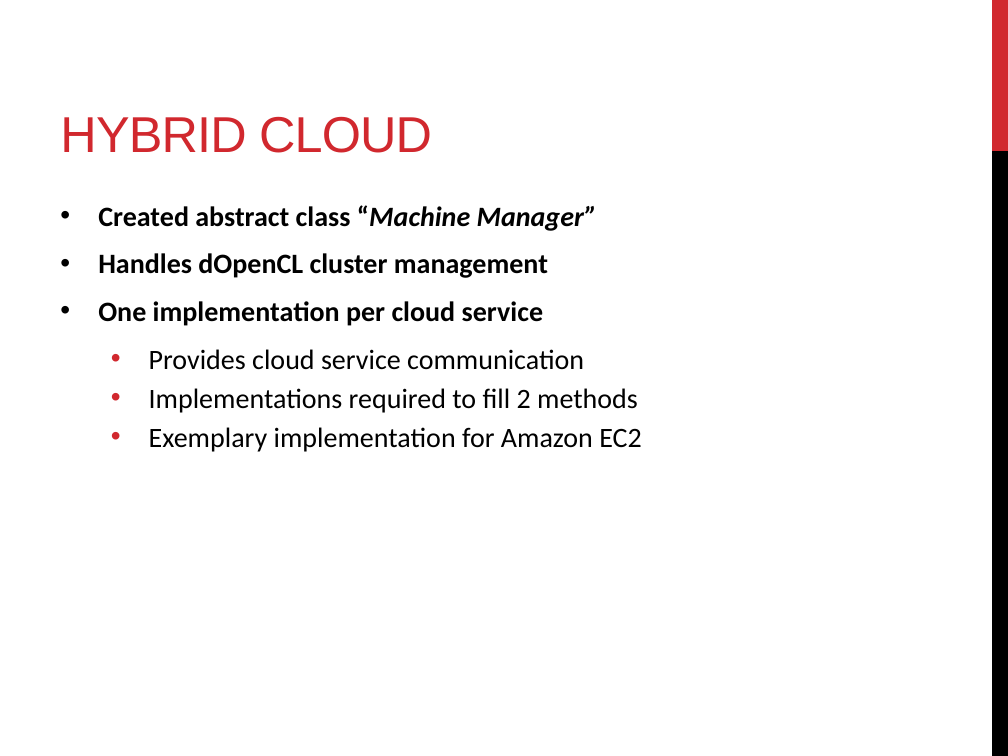
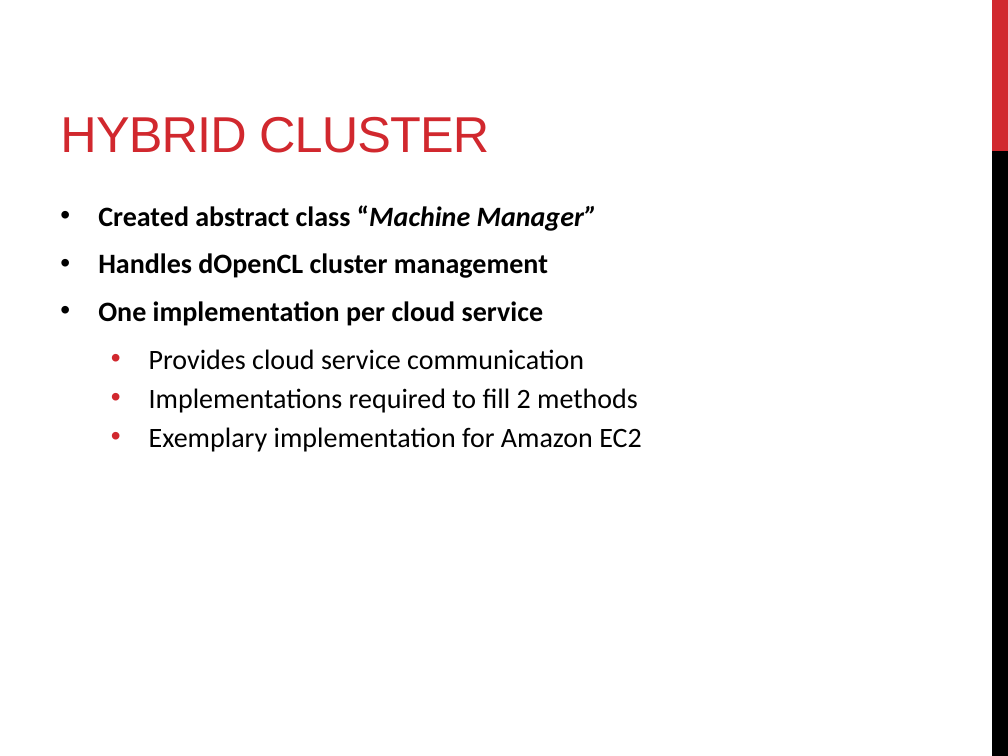
Before and after one commit to florianroesler/thesis_presentation, a slide deck: slide 26 of presentation.pptx. Drawn at 1008x756 pixels with LibreOffice and Linux fonts; fonts in the diff are those of the drawing. Boxes give left, top, right and bottom in pixels: in the first picture for what was removed or moved away, otherwise in the second. Text is boxed around its words. In the diff, an @@ line names an element or a change of style, - is before the commit and + after.

```diff
--- a/presentation.pptx
+++ b/presentation.pptx
@@ title at (x1=60, y1=117, x2=489, y2=153): text changed @@
-HYBRID CLOUD
+HYBRID CLUSTER
```
Also in this commit, not shown: 4 other slides changed, 1 slide added, 1 slide removed, 3 other files.
